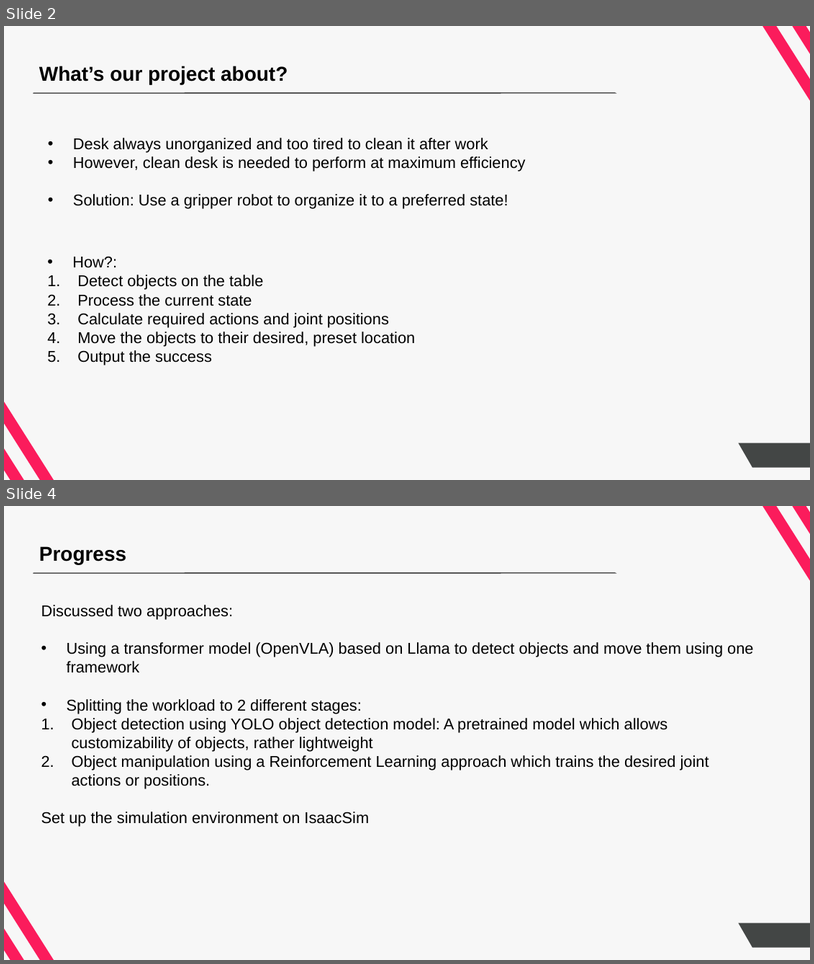
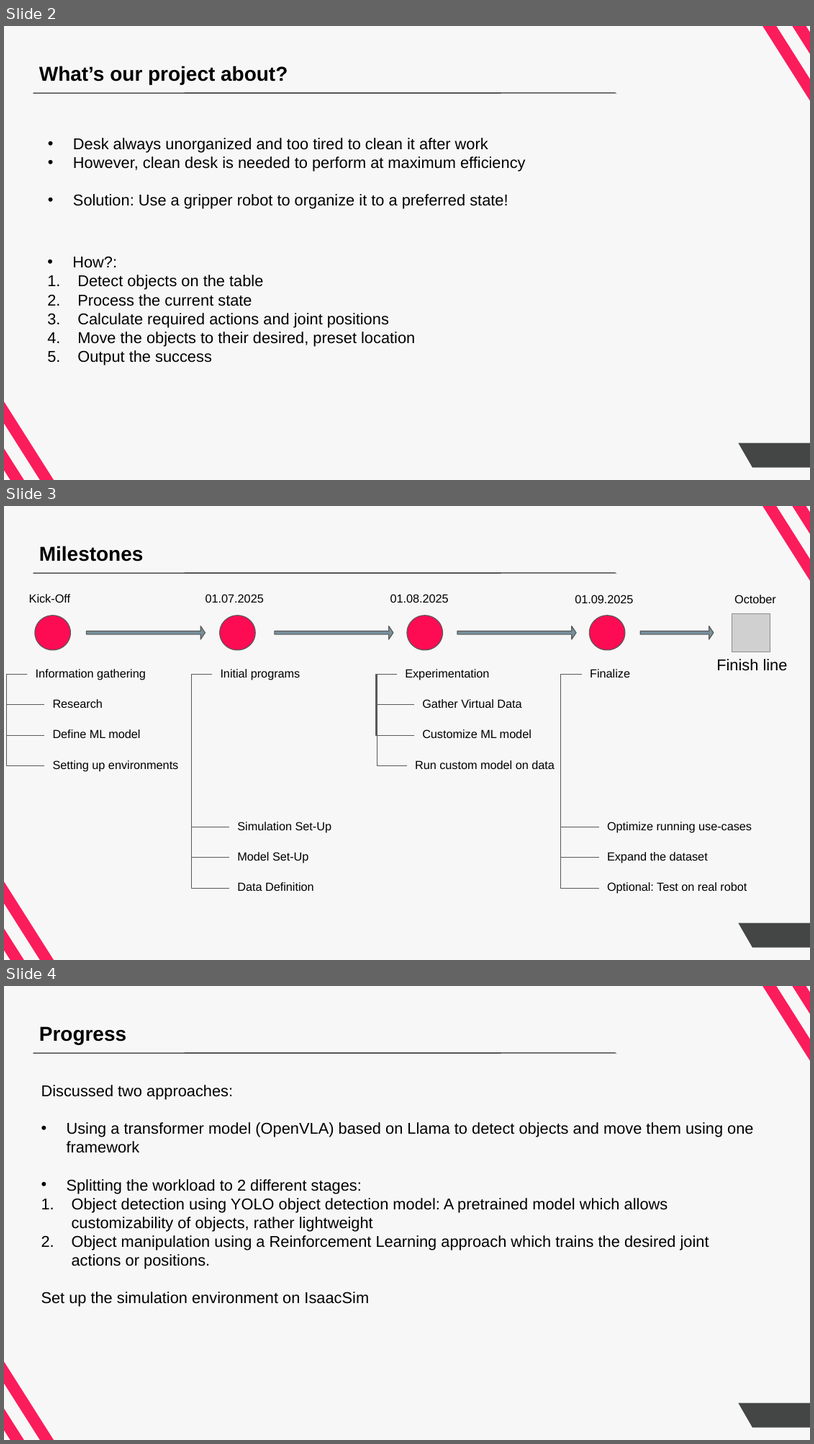
Before and after one commit to pradyai/Organizer-Robot, a slide deck: midterm_orgrobot.pptx. Shown one above the other, each under a label of ours: slides 2 and 4 before the commit, slides 2, 3 and 4 after it; the slides between them are not shown. The pictures are 814x964 and 814x1444 pixels, drawn with LibreOffice and Linux fonts; fonts in the diff are those of the drawing; grey boxes stand for pictures; background and template pictures are left out. Boxes give left, top, right and bottom in pixels: in the first picture for what was removed or moved away, otherwise in the second. Text is boxed around its words. In the diff, an @@ line names an element or a change of style, - is before the commit and + after.

```diff
--- a/midterm_orgrobot.pptx
+++ b/midterm_orgrobot.pptx
@@ slide 3 added at box(4, 506, 810, 960), background #F7F7F7; not listed: 6 template elements that a slide beside it also shows @@
@@ title added at box(39, 546, 144, 561), 18 pt, text #000000, bold @@
+Milestones
@@ text added at box(29, 594, 70, 602), 10.5 pt, text #000000 @@
+Kick-Off
@@ text added at box(206, 594, 264, 602), 10.5 pt, text #000000 @@
+01.07.2025
@@ text added at box(391, 594, 449, 602), 10.5 pt, text #000000 @@
+01.08.2025
@@ text added at box(575, 595, 633, 603), 10.5 pt, text #000000 @@
+01.09.2025
@@ picture added at box(732, 613, 770, 651) @@
@@ text added at box(735, 595, 777, 603), 10.5 pt, text #000000 @@
+October
@@ right arrow added at box(86, 626, 205, 639), fill #78909C, outline #595959 0.75 pt @@
@@ right arrow added at box(275, 626, 394, 639), fill #78909C, outline #595959 0.75 pt @@
@@ right arrow added at box(458, 626, 576, 639), fill #78909C, outline #595959 0.75 pt @@
@@ right arrow added at box(640, 626, 714, 639), fill #78909C, outline #595959 0.75 pt @@
@@ group added at box(6, 615, 178, 772): 4 texts, 3 elbow lines, 1 ellipse @@
+Information gathering
+Research
+Define ML model
+Setting up environments
@@ group added at box(191, 615, 332, 890): 4 texts, 3 elbow lines, 1 ellipse @@
+Initial programs
+Simulation Set-Up
+Model Set-Up
+Data Definition
@@ group added at box(376, 615, 555, 769): 4 texts, 3 elbow lines, 1 ellipse @@
+Experimentation
+Gather Virtual Data
+Customize ML model
+Run custom model on data
@@ group added at box(561, 615, 752, 893): 4 texts, 3 elbow lines, 1 ellipse @@
+Finalize
+Optimize running use-cases
+Expand the dataset
+Optional: Test on real robot
@@ text added at box(717, 659, 788, 671), 14 pt, text #000000 @@
+Finish line
```
Also in this commit, not shown: 2 slides changed, 1 slide removed.
